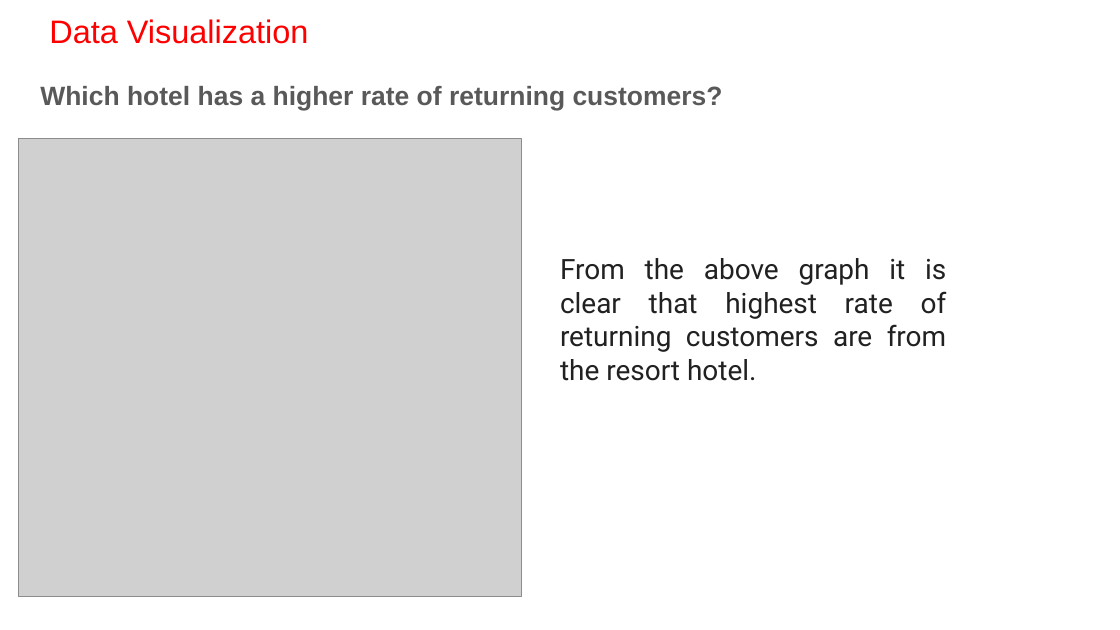
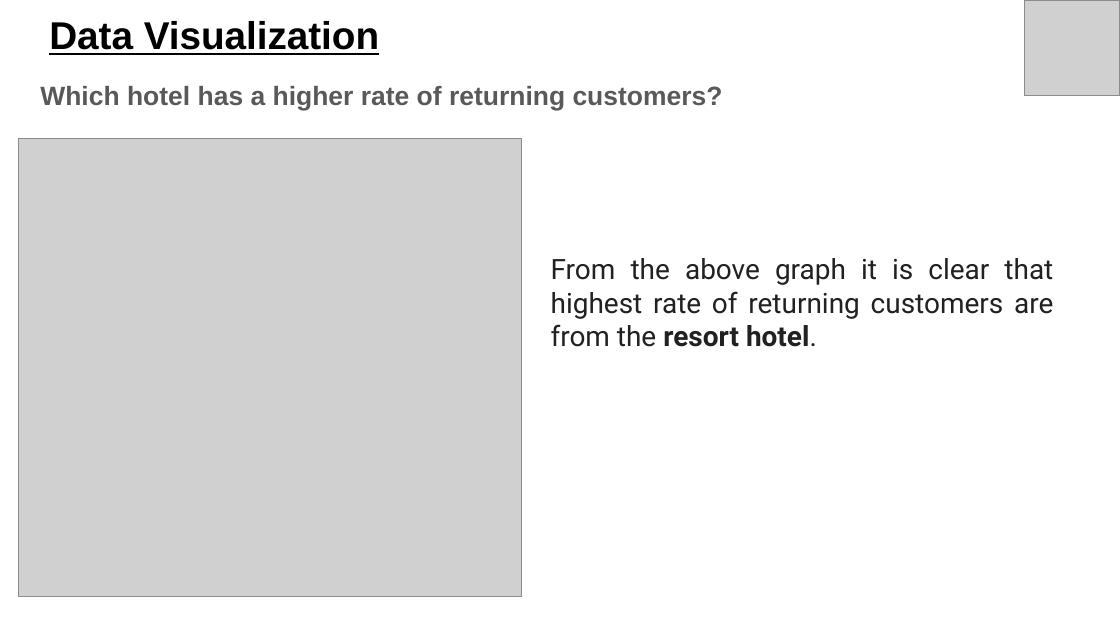
Before and after one commit to mayank021296/Hotel-Booking-Capstone-EDA-PRoject, a slide deck: slide 28 of Hotel Booking.pptx. Drawn at 1120x630 pixels with LibreOffice and Linux fonts; fonts in the diff are those of the drawing; grey boxes stand for pictures. Boxes give left, top, right and bottom in pixels: in the first picture for what was removed or moved away, otherwise in the second. Text is boxed around its words. In the diff, an @@ line names an element or a change of style, - is before the commit and + after.

```diff
--- a/Hotel Booking.pptx
+++ b/Hotel Booking.pptx
@@ title "Data Visualization" at <box>49,21,379,55</box>: size 20.9 to 24.9 pt, text colour #FF0000 to #000000, bold on, underline on @@
@@ picture added at <box>1024,0,1120,96</box> @@
@@ text "From the above graph it ...": place and size @@
-text "From the above graph it ..." at <box>560,258,947,381</box>
+text "From the above graph it ..." at <box>551,258,1053,347</box>
@@ text "From the above graph it ..." at <box>551,258,1053,347</box>: bold on in "resort hotel." @@
```
Also in this commit, not shown: 26 other slides changed, 4 slides added, 3 slides removed.
